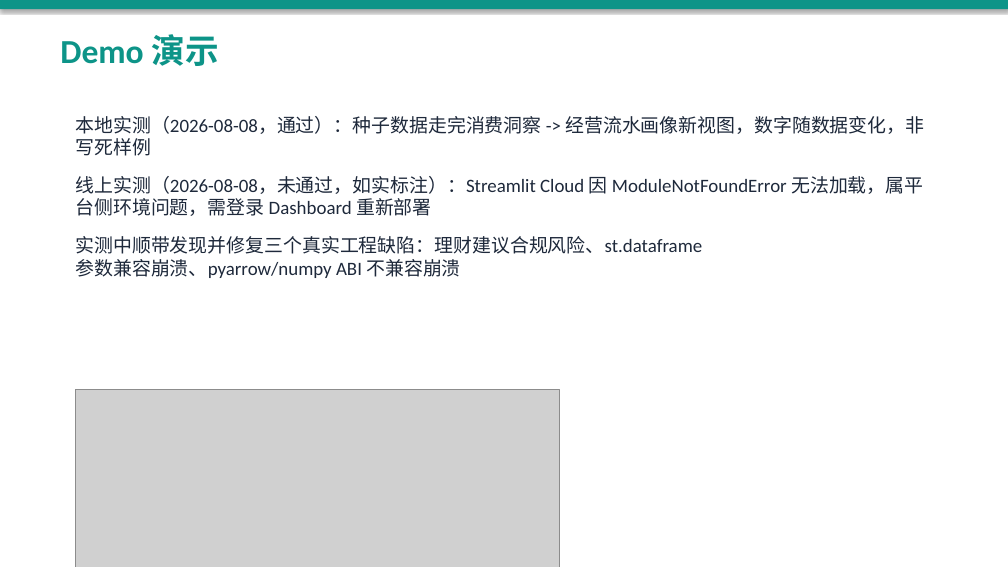
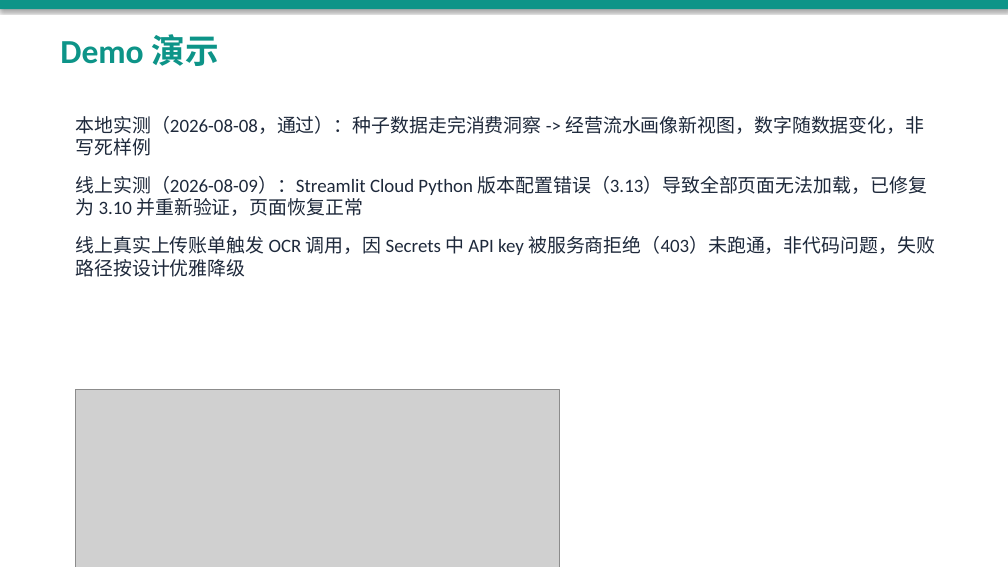
Before and after one commit to CrazyForks/WeFinance, a slide deck: slide 6 of hackathon/goai-2026-submission/WeFinance-GOAI2026-初赛PPT-v1.pptx. Drawn at 1008x567 pixels with LibreOffice and Linux fonts; fonts in the diff are those of the drawing; grey boxes stand for pictures. Boxes give left, top, right and bottom in pixels: in the first picture for what was removed or moved away, otherwise in the second. Text is boxed around its words. In the diff, an @@ line names an element or a change of style, - is before the commit and + after.

Commit message:
docs(goai): update submission materials with live deployment fix
Streamlit Cloud had its Python version pinned to 3.13 (project targets
3.10), which silently broke dependency resolution and crashed every
page. Fixed via the dashboard and reverified the full app, including
the new business profile view, now loads correctly in production.

A real end-to-end upload test against the live app surfaced a separate,
genuine issue: the configured API key is rejected by the provider
(403), matching an account-ban issue already on record for a sibling
project. Update all submission docs and the generated PPT to reflect
this accurately instead of the prior "local only" framing.

```diff
--- a/hackathon/goai-2026-submission/WeFinance-GOAI2026-初赛PPT-v1.pptx
+++ b/hackathon/goai-2026-submission/WeFinance-GOAI2026-初赛PPT-v1.pptx
@@ text at bbox=[75, 176, 935, 277]: text changed @@
-线上实测（2026-08-08，未通过，如实标注）：Streamlit Cloud 因 ModuleNotFoundError 无法加载，属平台侧环境问题，需登录 Dashboard 重新部署
-实测中顺带发现并修复三个真实工程缺陷：理财建议合规风险、st.dataframe 参数兼容崩溃、pyarrow/numpy ABI 不兼容崩溃
+线上实测（2026-08-09）：Streamlit Cloud Python 版本配置错误（3.13）导致全部页面无法加载，已修复为 3.10 并重新验证，页面恢复正常
+线上真实上传账单触发 OCR 调用，因 Secrets 中 API key 被服务商拒绝（403）未跑通，非代码问题，失败路径按设计优雅降级
```
Also in this commit, not shown: 1 other slide changed, 5 other files.
